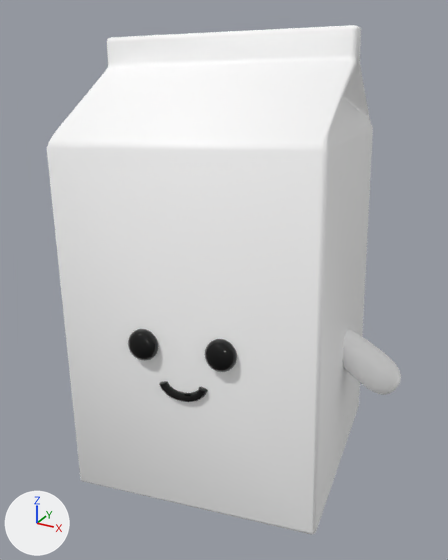
Two versions of the glTF model assets/models/milk.glb, one commit apart.
Camera for both pictures: a 50 mm lens placed at (2.27, -4.24, 4.6), pointed at (-0.04, -0.03, 2.5). Every picture has the same lights, and +X, +Y and +Z are marked at lower left. The older version comes first. Where no turn or scale is listed for an object, it has been applied to the vertices. Vertices at exactly the same position are counted once.

The scene before the commit, as lines of its bpy script (objects in view):
```python
mat_cardboard = principled_material('Cardboard')
mat_cardboard.base_color = (1.0, 1.0, 1.0)  # white #ffffff
me_cube = bpy.data.meshes.new('Cube')
me_cube.from_pydata(...)  # 871 vertices, 1722 faces; spans x -1.39..1.47, y -1.25..1.23, z -2.02..2.06
me_cube.materials.append(mat_cardboard)  # white #ffffff
me_mesh_001 = bpy.data.meshes.new('Mesh.001')
me_mesh_001.from_pydata(...)  # 918 vertices, 1828 faces; spans x -0.412..0.412, y -0.125..0.125, z -0.136..0.136
me_mesh_001.materials.append(mat_black_plastic)  # black #000000
ob_body = bpy.data.objects.new('Body', me_cube)
ob_body.location = (0.002, -0.003, 2.43)
ob_eyes = bpy.data.objects.new('Eyes', me_mesh_001)
ob_eyes.location = (0.155, -1.017, 2.375)
```
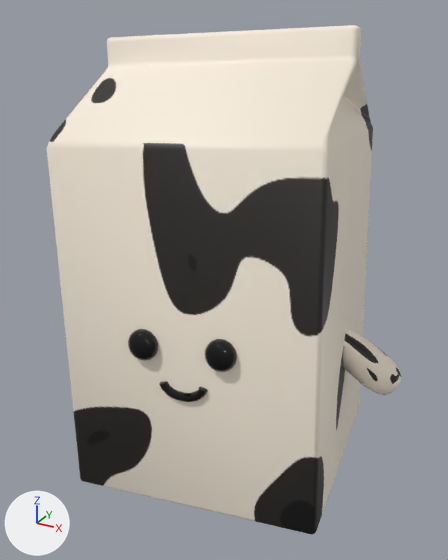
The change in detail:
Picture 'Body_bake' (img_body_bake) is new.
In material 'Cardboard' (mat_cardboard), base_color is no longer (1.0, 1.0, 1.0), white #ffffff.
In material 'Cardboard' (mat_cardboard), texture is now set to img_body_bake.
me_cube has 871 vertices, 1722 faces and spans x -1.39..1.47, y -1.25..1.23, z -2.02..2.06.
me_cube is used by ob_body; location (0.002, -0.003, 2.43).
me_cube part 1: texture (UV) coordinates changed.

Location of each change, (x1, y1, x2, y2) in pixels of the pictures (448 x 560 px):
'Body', surface changed (darker): (47, 25, 401, 534) in both
